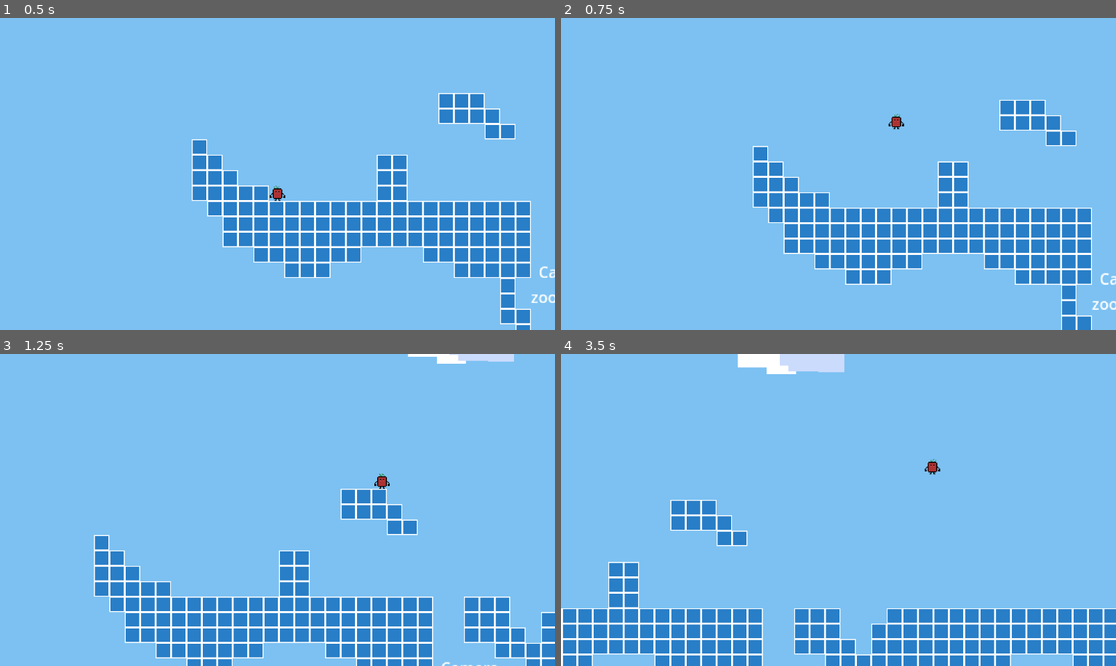
Above: before the commit, frames 1-4 (two rows, left to right).
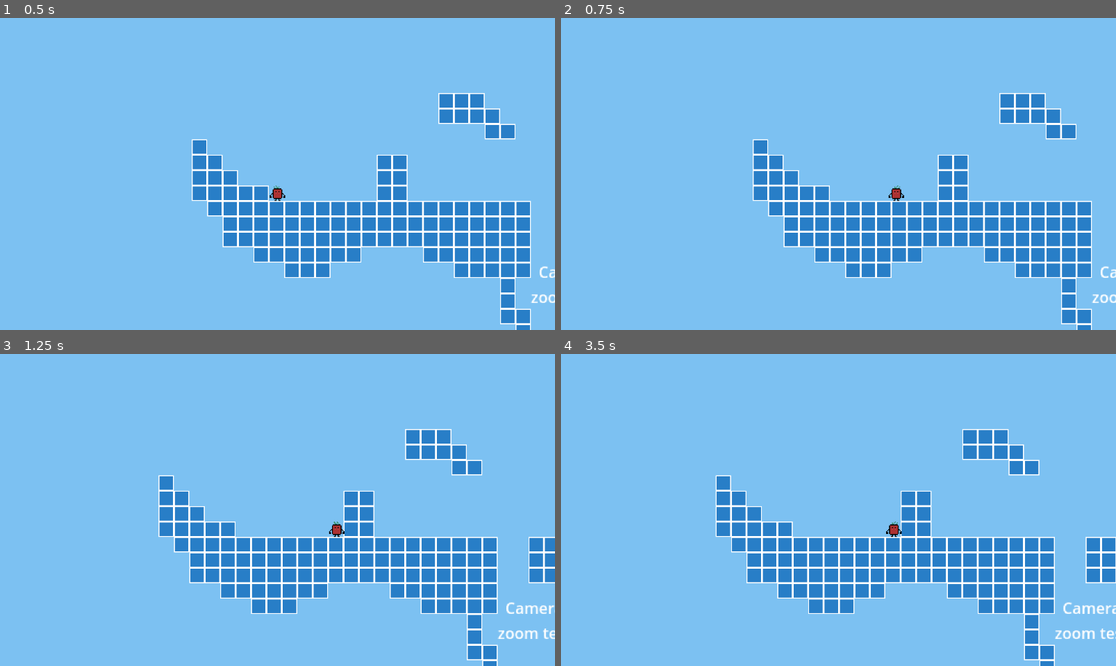
Above: after the commit, the same moments.

Repository: filipizydorczyk/godot-tests
Game: Godot game, scene res://Tests/MovementTest.tscn
Same seed, same stepped clock (60 frames per second), same inputs: the game is played once before the commit and once after it.
Inputs:
- Up to frame 1 (0.5 s): no input
- Up to frame 2 (0.75 s): tap Enter (ui_accept) at 0.5, 0.6 s; hold Right (ui_right) from 0.53 s (still down)
- Up to frame 3 (1.25 s): keep holding Right (ui_right); tap Enter (ui_accept) at 0.77, 1.07 s
- Up to frame 4 (3.5 s): tap Enter (ui_accept) at 1.35, 1.52, 1.82, 2.1, 2.85, 3.02, 3.32 s; release Right (ui_right) at 2.03 s; hold Left (ui_left) 2.03-2.78 s; hold Right (ui_right) from 2.78 s (still down)

Frame 1 is identical in both runs. In frame 2, 7.2% of the frame differs, in the area x 34-100%, y 24-100%; in frame 3, 30%; in frame 4, 33%, in the area x 0-100%, y 0-100%.

Commit message:
ref: cahnge input actions to custom

Diff:
--- a/Scripts/Player.gd
+++ b/Scripts/Player.gd
@@ -16,11 +16,11 @@
 	else:
 		jumps = 2
 
-	if Input.is_action_just_pressed("ui_accept") and jumps > 0:
+	if Input.is_action_just_pressed("game_action_up") and jumps > 0:
 		velocity.y = JUMP_VELOCITY
 		jumps -= 1
 
-	var direction = Input.get_axis("ui_left", "ui_right")
+	var direction = Input.get_axis("game_action_left", "game_action_right")
 
 	if direction:
 		velocity.x = direction * SPEED
--- a/project.godot
+++ b/project.godot
@@ -15,6 +15,34 @@
 config/features=PackedStringArray("4.1", "GL Compatibility")
 config/icon="res://icon.svg"
 
+[input]
+
+game_action_left={
+"deadzone": 0.5,
+"events": [Object(InputEventKey,"resource_local_to_scene":false,"resource_name":"","device":0,"window_id":0,"alt_pressed":false,"shift_pressed":false,"ctrl_pressed":false,"meta_pressed":false,"pressed":false,"keycode":0,"physical_keycode":4194319,"key_label":0,"unicode":0,"echo":false,"script":null)
+, Object(InputEventKey,"resource_local_to_scene":false,"resource_name":"","device":-1,"window_id":0,"alt_pressed":false,"shift_pressed":false,"ctrl_pressed":false,"meta_pressed":false,"pressed":false,"keycode":0,"physical_keycode":65,"key_label":0,"unicode":65,"echo":false,"script":null)
+]
+}
+game_action_right={
+"deadzone": 0.5,
+"events": [Object(InputEventKey,"resource_local_to_scene":false,"resource_name":"","device":-1,"window_id":0,"alt_pressed":false,"shift_pressed":false,"ctrl_pressed":false,"meta_pressed":false,"pressed":false,"keycode":0,"physical_keycode":68,"key_label":0,"unicode":68,"echo":false,"script":null)
+, Object(InputEventKey,"resource_local_to_scene":false,"resource_name":"","device":0,"window_id":0,"alt_pressed":false,"shift_pressed":false,"ctrl_pressed":false,"meta_pressed":false,"pressed":false,"keycode":0,"physical_keycode":4194321,"key_label":0,"unicode":0,"echo":false,"script":null)
+]
+}
+game_action_down={
+"deadzone": 0.5,
+"events": [Object(InputEventKey,"resource_local_to_scene":false,"resource_name":"","device":-1,"window_id":0,"alt_pressed":false,"shift_pressed":false,"ctrl_pressed":false,"meta_pressed":false,"pressed":false,"keycode":0,"physical_keycode":87,"key_label":0,"unicode":87,"echo":false,"script":null)
+, Object(InputEventKey,"resource_local_to_scene":false,"resource_name":"","device":-1,"window_id":0,"alt_pressed":false,"shift_pressed":false,"ctrl_pressed":false,"meta_pressed":false,"pressed":false,"keycode":0,"physical_keycode":4194322,"key_label":0,"unicode":0,"echo":false,"script":null)
+]
+}
+game_action_up={
+"deadzone": 0.5,
+"events": [Object(InputEventKey,"resource_local_to_scene":false,"resource_name":"","device":-1,"window_id":0,"alt_pressed":false,"shift_pressed":false,"ctrl_pressed":false,"meta_pressed":false,"pressed":false,"keycode":0,"physical_keycode":4194320,"key_label":0,"unicode":0,"echo":false,"script":null)
+, Object(InputEventKey,"resource_local_to_scene":false,"resource_name":"","device":-1,"window_id":0,"alt_pressed":false,"shift_pressed":false,"ctrl_pressed":false,"meta_pressed":false,"pressed":false,"keycode":0,"physical_keycode":87,"key_label":0,"unicode":119,"echo":false,"script":null)
+, Object(InputEventKey,"resource_local_to_scene":false,"resource_name":"","device":-1,"window_id":0,"alt_pressed":false,"shift_pressed":false,"ctrl_pressed":false,"meta_pressed":false,"pressed":false,"keycode":0,"physical_keycode":32,"key_label":0,"unicode":32,"echo":false,"script":null)
+]
+}
+
 [rendering]
 
 textures/canvas_textures/default_texture_filter=0
